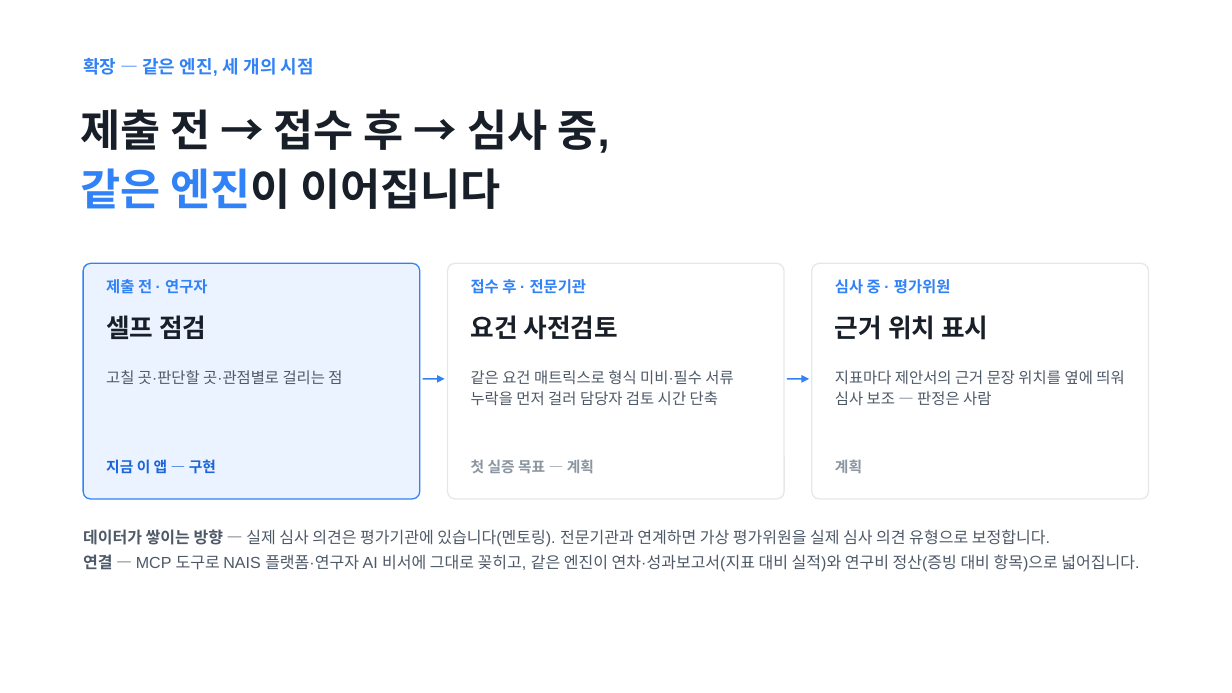
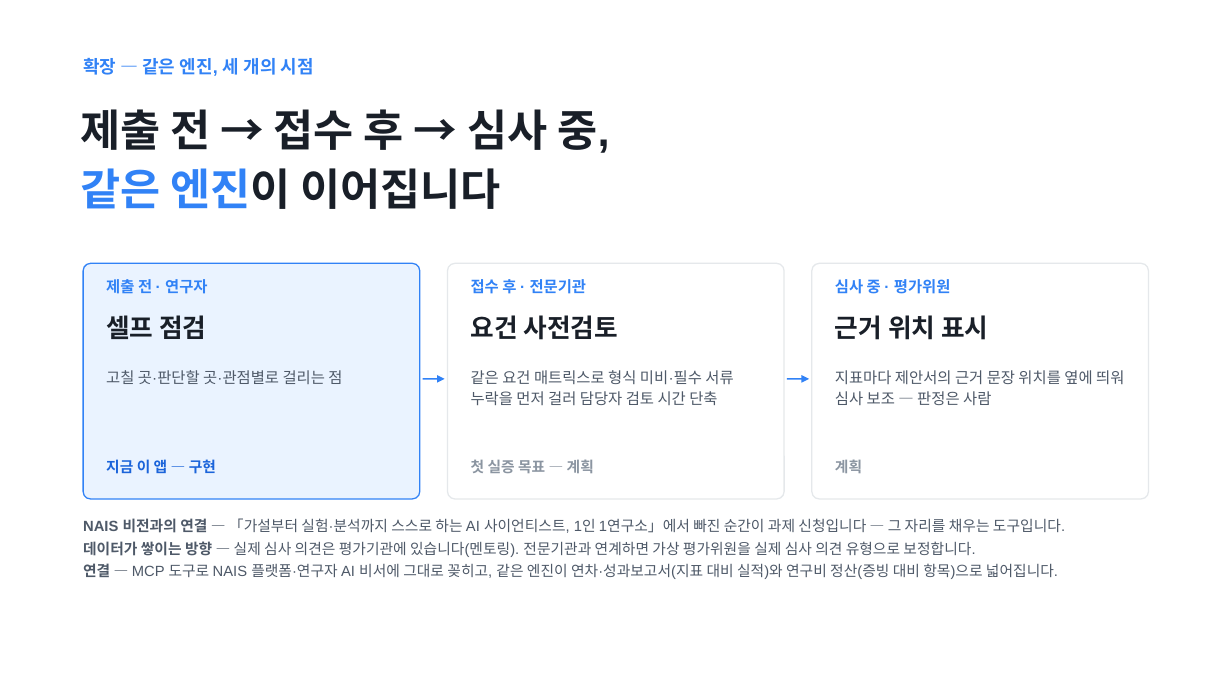
Before and after one commit to Ryugi62/rfp-to-fit, a slide deck: slide 12 of deliver/deck/RFP-to-Fit_루미아.pptx. Drawn at 1232x693 pixels with LibreOffice and Linux fonts; fonts in the diff are those of the drawing. Boxes give left, top, right and bottom in pixels: in the first picture for what was removed or moved away, otherwise in the second. Text is boxed around its words. In the diff, an @@ line names an element or a change of style, - is before the commit and + after.

```diff
--- a/deliver/deck/RFP-to-Fit_루미아.pptx
+++ b/deliver/deck/RFP-to-Fit_루미아.pptx
@@ text at [83, 518, 1065, 533]: paragraph added @@
+NAIS 비전과의 연결 — 「가설부터 실험·분석까지 스스로 하는 AI 사이언티스트, 1인 1연구소」에서 빠진 순간이 과제 신청입니다 — 그 자리를 채우는 도구입니다.
@@ text "NAIS 비전과의 연결 — 「가설부터 ...": place and size @@
-text "NAIS 비전과의 연결 — 「가설부터 ..." at [83, 529, 1139, 572]
+text "NAIS 비전과의 연결 — 「가설부터 ..." at [83, 518, 1065, 579]
@@ text at [83, 541, 1058, 579]: size 12.5 to 11.5 pt in "데이터가 쌓이는 방향 — 실제 심사 의견은 ...", "연결 — MCP 도구로 NAIS 플랫폼·연구자 AI ..."; line spacing 1.3 to 1.25 @@
```
Also in this commit, not shown: 3 other slides changed, 1 slide added, 1 slide removed, 7 other files.
